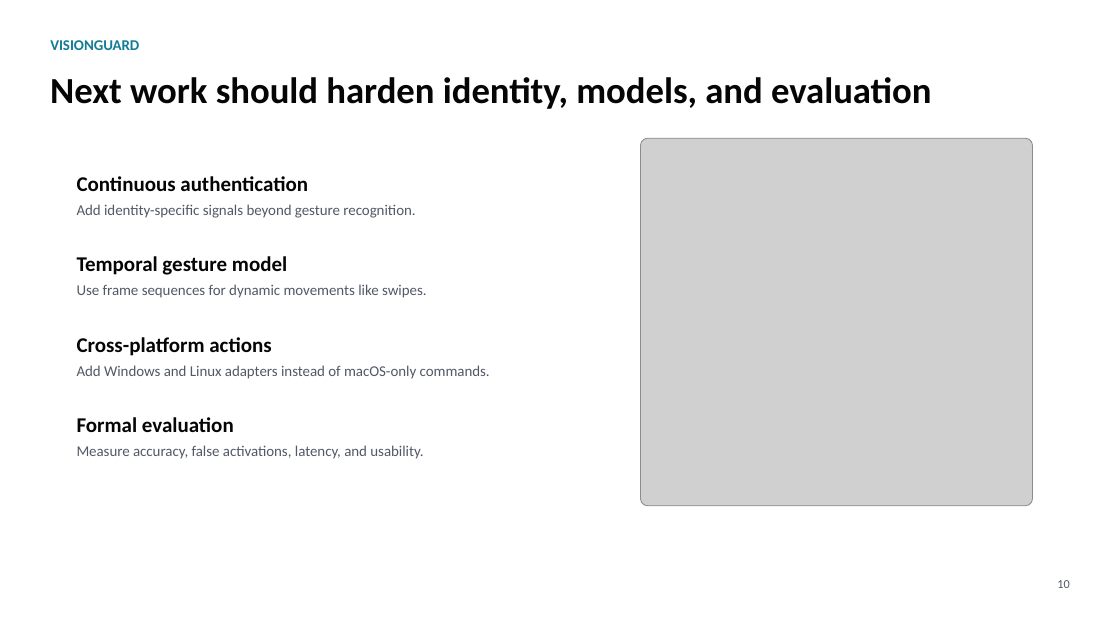
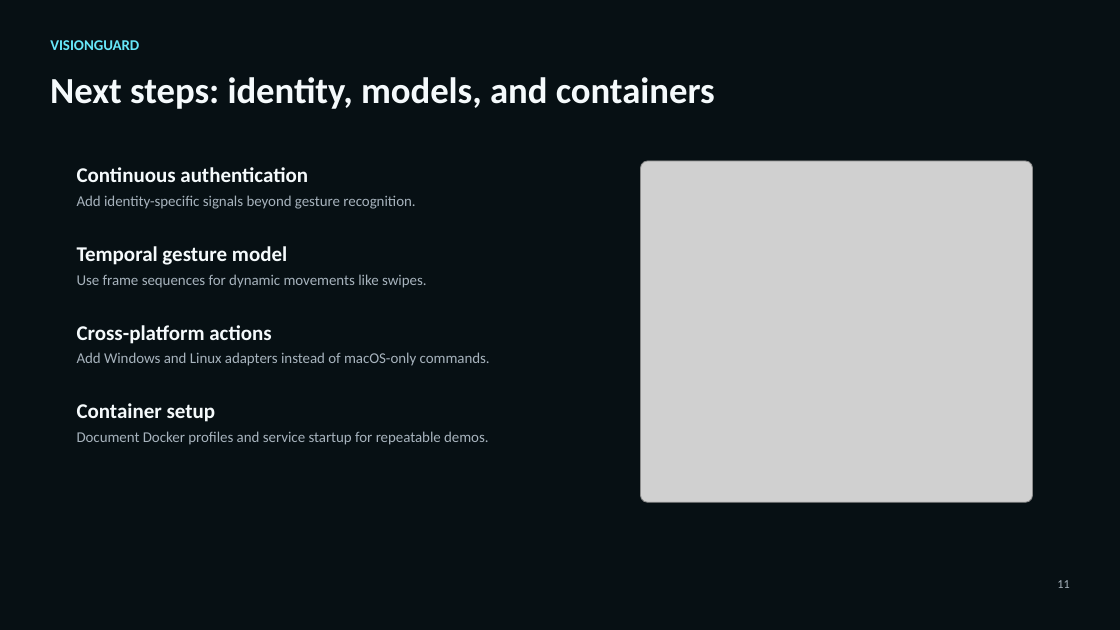
Before and after one commit to StefanPenchev05/VisionGuard, a slide deck: slide 11 of docs/report/visionguard_presentation.pptx (slide 10 before the commit). Drawn at 1120x630 pixels with LibreOffice and Linux fonts; fonts in the diff are those of the drawing; grey boxes stand for pictures. Boxes give left, top, right and bottom in pixels: in the first picture for what was removed or moved away, otherwise in the second. Text is boxed around its words. In the diff, an @@ line names an element or a change of style, - is before the commit and + after.

Commit message:
Refactor VisionGuard application architecture

```diff
--- a/docs/report/visionguard_presentation.pptx
+++ b/docs/report/visionguard_presentation.pptx
@@ background #FFFFFF to #071014 @@
@@ rectangle added at <box>0,0,1120,630</box>, fill #071014, outline #071014 0 pt @@
@@ text "VISIONGUARD" at <box>50,40,139,50</box>: text colour #127C95 to #67E8F9 @@
@@ text at <box>50,77,715,109</box>: text changed; text colour #050505 to #F5FAFC @@
-Next work should harden identity, models, and evaluation
+Next steps: identity, models, and containers
@@ picture: place and size @@
-picture at <box>640,139,1033,507</box>
+picture at <box>640,161,1033,502</box>
@@ 4 texts: place and size @@
-4 texts at <box>77,176,427,298</box>
+4 texts at <box>77,167,427,288</box>
@@ text colour #050505 to #F5FAFC in 3 elements at <box>77,167,308,182</box>, <box>77,246,287,265</box>, <box>77,325,271,344</box> @@
@@ text "Cross-platform actions": place and size @@
-text "Cross-platform actions" at <box>77,337,271,356</box>
+text "Cross-platform actions" at <box>77,325,271,344</box>
@@ text colour #525866 to #A7B3BD in 3 elements at <box>77,195,415,209</box>, <box>77,274,427,288</box>, <box>77,352,490,366</box> @@
@@ text "Add Windows and Linux adapters ...": place and size @@
-text "Add Windows and Linux adapters ..." at <box>77,365,490,379</box>
+text "Add Windows and Linux adapters ..." at <box>77,352,490,366</box>
@@ text removed at <box>77,417,234,432</box> @@
-Formal evaluation
@@ text added at <box>77,403,216,422</box>, 18 pt, text #F5FAFC, bold @@
+Container setup
@@ text removed at <box>77,445,423,459</box> @@
-Measure accuracy, false activations, latency, and usability.
@@ text added at <box>77,431,488,445</box>, 12.8 pt, text #A7B3BD @@
+Document Docker profiles and service startup for repeatable demos.
@@ text at <box>1057,580,1069,588</box>: text changed; text colour #525866 to #A7B3BD @@
-10
+11
```
Also in this commit, not shown: 9 other slides changed, 2 slides added, 51 other files.
